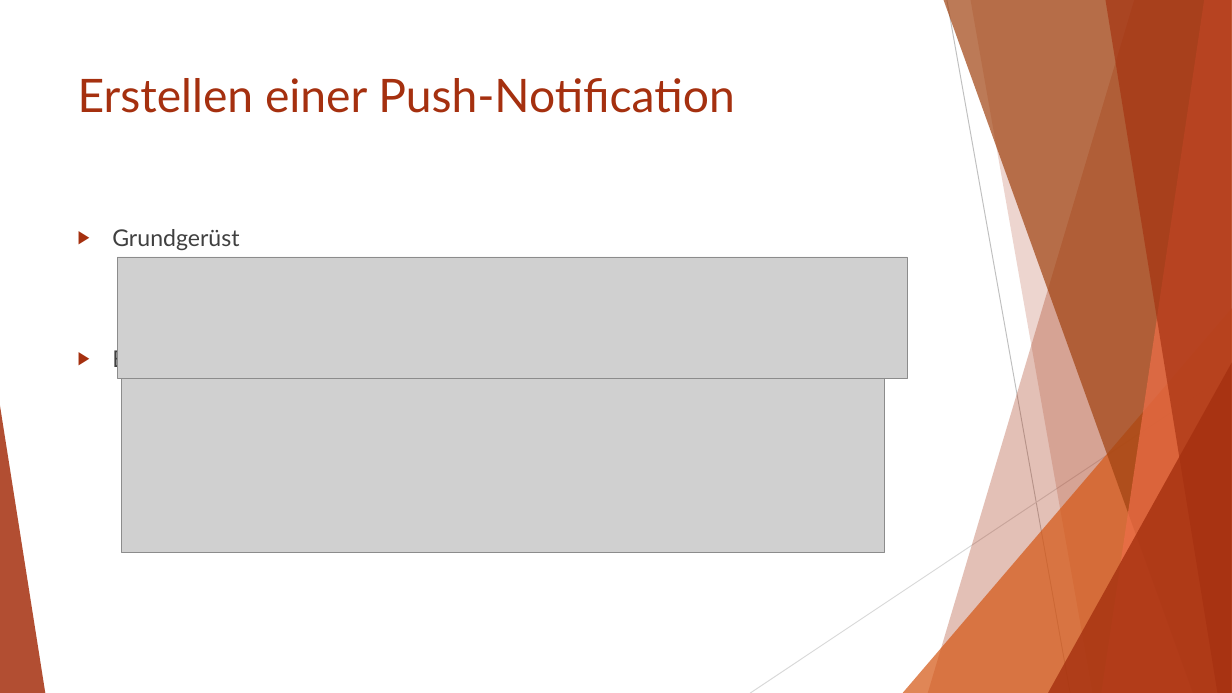
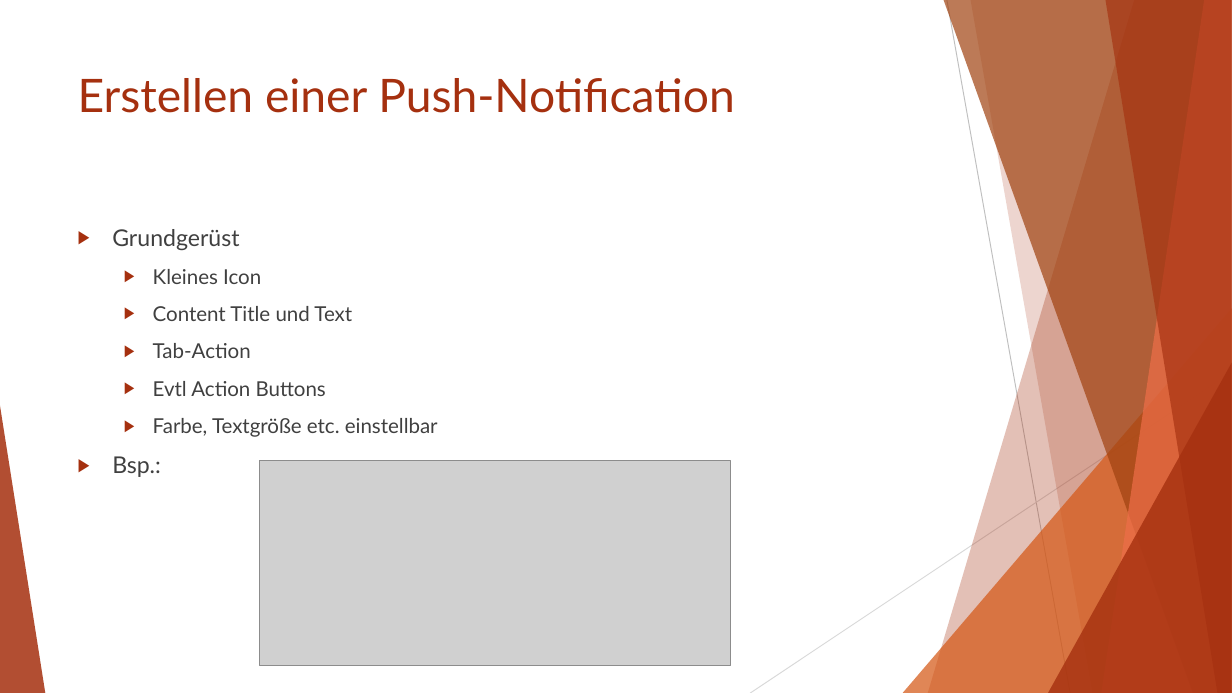
Before and after one commit to Cayleb-Ordo/Notification-Demo, a slide deck: slide 6 of Dokumentation/Präsentation/Push-Notifications.pptx. Drawn at 1232x693 pixels with LibreOffice and Linux fonts; fonts in the diff are those of the drawing; grey boxes stand for pictures. Boxes give left, top, right and bottom in pixels: in the first picture for what was removed or moved away, otherwise in the second. Text is boxed around its words. In the diff, an @@ line names an element or a change of style, - is before the commit and + after.

```diff
--- a/Dokumentation/Präsentation/Push-Notifications.pptx
+++ b/Dokumentation/Präsentation/Push-Notifications.pptx
@@ picture removed at [117,257,908,378] @@
@@ text at [153,269,438,437]: paragraphs added @@
+  ▶ Kleines Icon
+  ▶ Content Title und Text
+  ▶ Tab-Action
+  ▶ Evtl Action Buttons
+  ▶ Farbe, Textgröße etc. einstellbar
@@ picture removed at [122,378,884,553] @@
@@ picture added at [260,461,730,666] @@
```
Also in this commit, not shown: 5 other slides changed, 11 other files.
